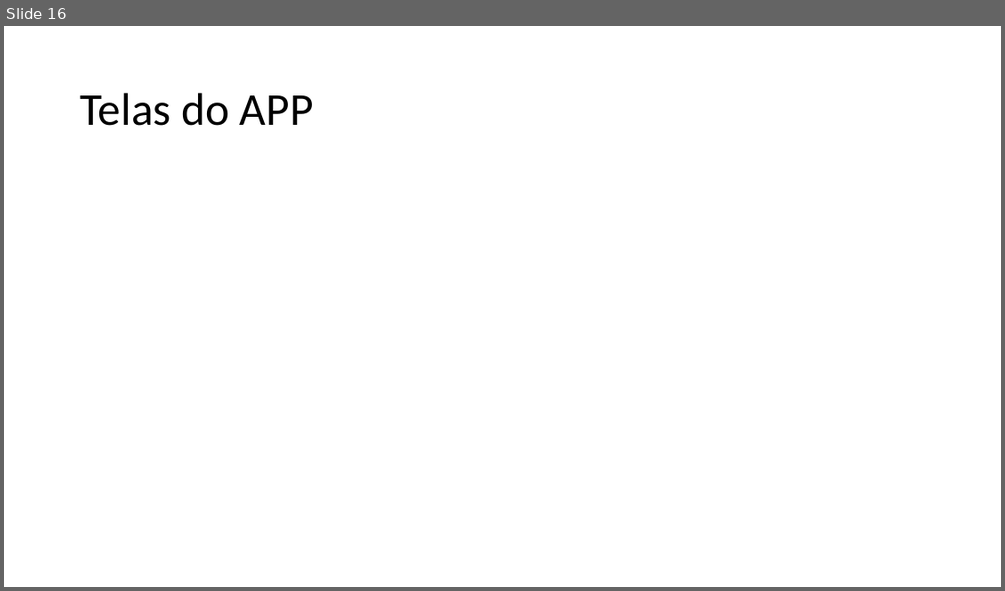
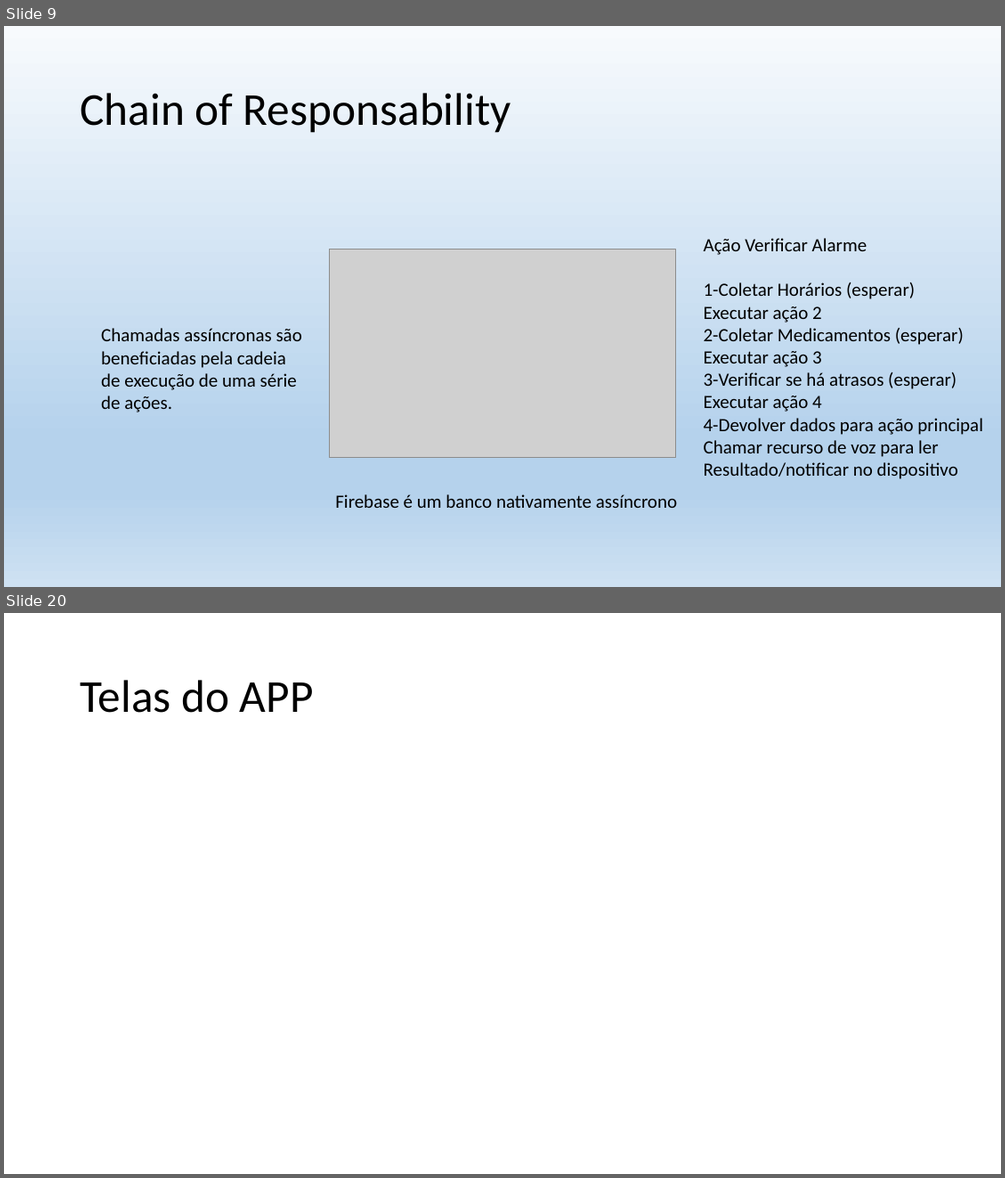
Before and after one commit to casdea/tcc-engenharia-da-computacao, a slide deck: APRESENTACAO-TCC-2.pptx. Shown one above the other, each under a label of ours: slide 16 before the commit, slides 9 and 20 after it; the slides between them are not shown. The pictures are 1005x591 and 1005x1178 pixels, drawn with LibreOffice and Linux fonts; fonts in the diff are those of the drawing; grey boxes stand for pictures. Boxes give left, top, right and bottom in pixels: in the first picture for what was removed or moved away, otherwise in the second. Text is boxed around its words. In the diff, an @@ line names an element or a change of style, - is before the commit and + after.

```diff
--- a/APRESENTACAO-TCC-2.pptx
+++ b/APRESENTACAO-TCC-2.pptx
@@ slide 9 added at box(4, 26, 1001, 587), background gradient #F7FAFD to #B5D2EC to #CEE1F2 @@
@@ title added at box(80, 93, 511, 133), 44 pt, text #000000 @@
+Chain of Responsability
@@ text added at box(704, 238, 983, 479), 18 pt, text #000000 @@
+Ação Verificar Alarme
+1-Coletar Horários (esperar)
+Executar ação 2
+2-Coletar Medicamentos (esperar)
+Executar ação 3
+3-Verificar se há atrasos (esperar)
+Executar ação 4
+4-Devolver dados para ação principal
+Chamar recurso de voz para ler
+Resultado/notificar no dispositivo
@@ picture added at box(329, 249, 675, 458) @@
@@ text added at box(101, 328, 302, 412), 18 pt, text #000000 @@
+Chamadas assíncronas são
+beneficiadas pela cadeia
+de execução de uma série
+de ações.
@@ text added at box(335, 494, 677, 507), 18 pt, text #000000 @@
+Firebase é um banco nativamente assíncrono
@@ what was slide 16 is now slide 20 @@
```
Also in this commit, not shown: 15 slides changed, 6 other slides added, 4 other files.
